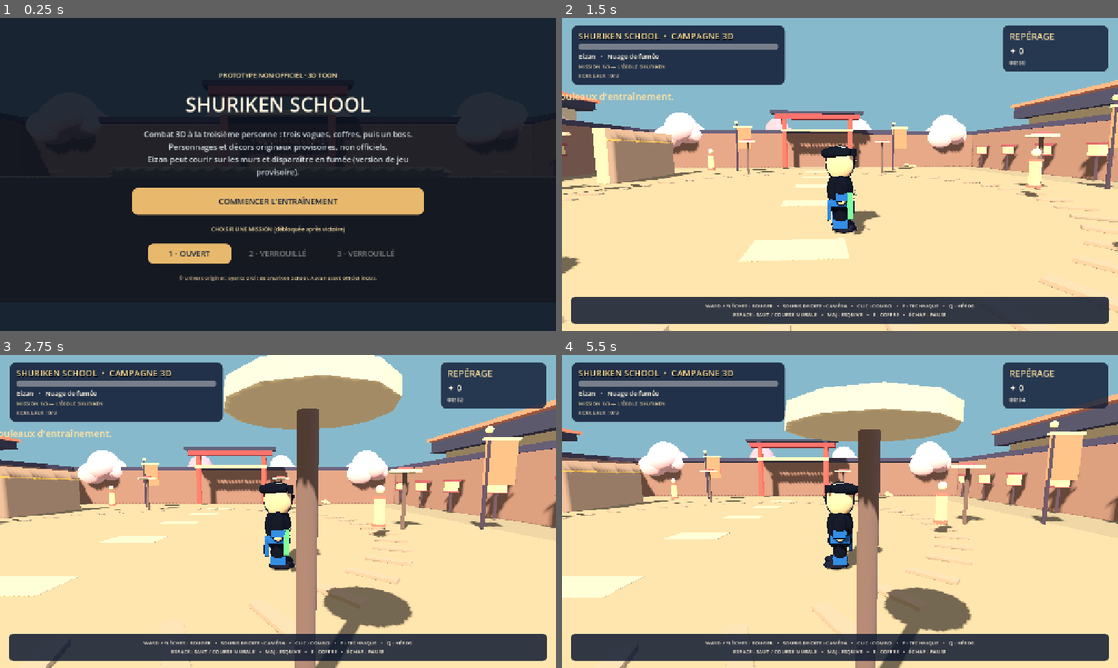
Above: before the commit, frames 1-4 (two rows, left to right).
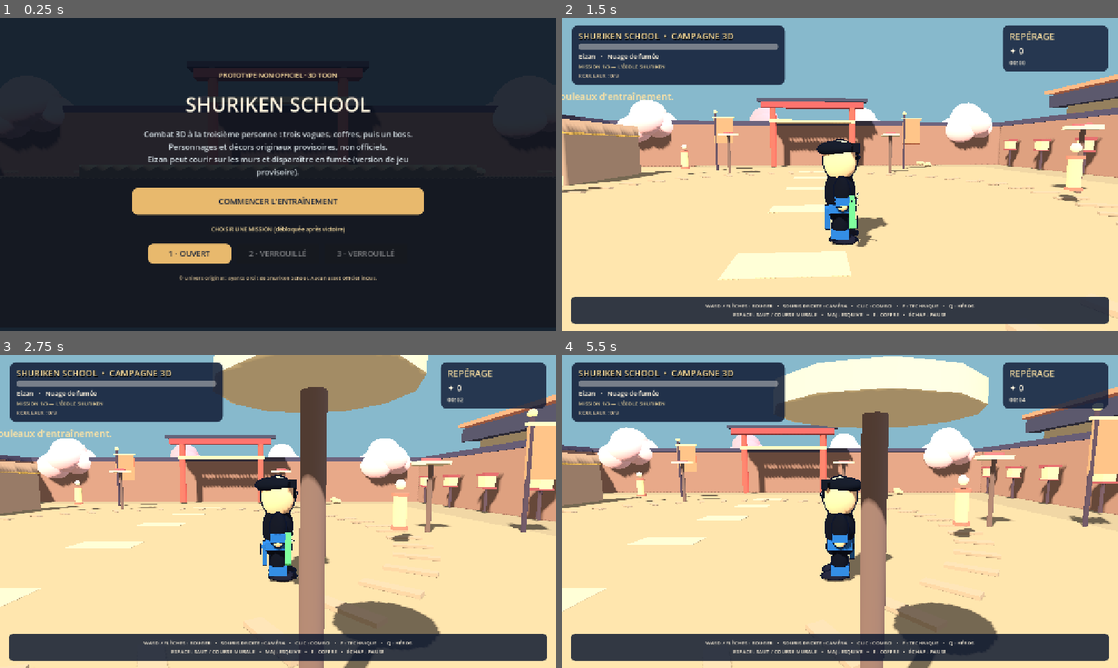
Above: after the commit, the same moments.

Repository: Elikto/shuriken-school---game
Game: Godot game, scene res://main.tscn
Two runs of this game, one before a commit and one after it. Both use one fixed random seed, a clock stepped at 60 frames per second and the inputs below.
Inputs (mouse positions are in pixels of both pictures, inside the frame that each line leads up to):
- Up to frame 1 (0.25 s): no input
- Up to frame 2 (1.5 s): click "COMMENCER L'ENTRAÎNEMENT" at 0.5 s; tap Enter at 1.25 s; move the mouse to (962, 158) at 1.27 s; press the mouse at (962, 158) at 1.28 s; hold D (move_right) from 1.28 s (still down)
- Up to frame 3 (2.75 s): tap Space (action_jump) at 1.52 s; release D (move_right) at 2 s; release the mouse at (400, 495) at 2 s; drag from (166, 527) to (250, 574) at 2.02 s
- Up to frame 4 (5.5 s): move the mouse to (895, 442) at 2.77 s; hold D (move_right) 2.78-3.5 s; hold E (action_interact) 2.78-3.5 s; click (895, 442) at 2.92 s; drag from (812, 574) to (673, 464) at 3.52 s; move the mouse to (1006, 558) at 4.27 s; press the mouse at (1006, 558) at 4.28 s; hold A (move_left) 4.28-5 s; tap Space (action_jump) at 4.52 s; release the mouse at (1006, 558) at 5 s; drag from (673, 464) to (756, 433) at 5.02 s

The runs differ from the first frame. In frame 1, 0.2% of the frame differs, in the area x 0-100%, y 21-34%; in frame 2, 20%; in frame 3, 26%; in frame 4, 29%, in the area x 0-100%, y 0-100%.

Commit message:
Move camera to elevated third-person tactical view and add running limb animation

Diff:
--- a/game/scripts/player.gd
+++ b/game/scripts/player.gd
@@ -55,7 +55,7 @@
     _rebuild_character()
     camera = Camera3D.new()
     camera.current = true
-    camera.fov = 63
+    camera.fov = 54
     camera.near = 0.2
     get_parent().call_deferred("add_child", camera)
     hit_points_changed.emit(health, max_health)
@@ -63,10 +63,10 @@
 func _unhandled_input(event: InputEvent) -> void:
     if event is InputEventMouseMotion and Input.mouse_mode == Input.MOUSE_MODE_CAPTURED:
         camera_yaw -= event.relative.x * camera_sensitivity
-        camera_pitch = clampf(camera_pitch - event.relative.y * camera_sensitivity, -0.9, 0.34)
+        camera_pitch = clampf(camera_pitch - event.relative.y * camera_sensitivity, -0.15, 0.78)
     if event is InputEventScreenDrag:
         camera_yaw -= event.relative.x * camera_sensitivity * 1.8
-        camera_pitch = clampf(camera_pitch - event.relative.y * camera_sensitivity * 1.8, -0.9, 0.34)
+        camera_pitch = clampf(camera_pitch - event.relative.y * camera_sensitivity * 1.8, -0.15, 0.78)
     if event is InputEventKey and event.pressed and event.keycode == KEY_ESCAPE:
         Input.mouse_mode = Input.MOUSE_MODE_VISIBLE
     elif event is InputEventMouseButton and event.pressed and event.button_index == MOUSE_BUTTON_RIGHT:
@@ -131,7 +131,24 @@
         visual.position.y = sin(_time * 13.0) * 0.045 if heading.length() > 0.1 and is_on_floor() else 0.0
         visual.rotation.z = lerpf(visual.rotation.z, -0.19 if swing_time > 0.0 else 0.0, clampf(delta*15.0,0,1))
         visual.rotation.x = lerpf(visual.rotation.x, 0.15 if dash_timer > 0.0 else 0.0, clampf(delta*13.0,0,1))
+    _animate_character(heading.length(), delta)
     _update_camera(delta)
+
+func _animate_character(motion: float, delta: float) -> void:
+    if visual.get_child_count() == 0:
+        return
+    var rig: Node = visual.get_child(visual.get_child_count()-1)
+    if not is_instance_valid(rig):
+        return
+    var stride := sin(_time * (12.0 if dash_timer <= 0.0 else 19.0)) * clampf(motion / RUN_SPEED,0.0,1.0) * 0.52
+    for name in ["LegL","LegR","ArmL","ArmR"]:
+        var bone := rig.get_node_or_null(name) as Node3D
+        if bone == null:
+            continue
+        var sign := -1.0 if name.ends_with("L") else 1.0
+        if name.begins_with("Arm"):
+            sign *= -1.0
+        bone.rotation.x = lerpf(bone.rotation.x,stride*sign,clampf(delta*13.0,0,1))
 
 func _update_camera(delta: float) -> void:
     if camera == null or not is_instance_valid(camera) or not camera.is_inside_tree():
